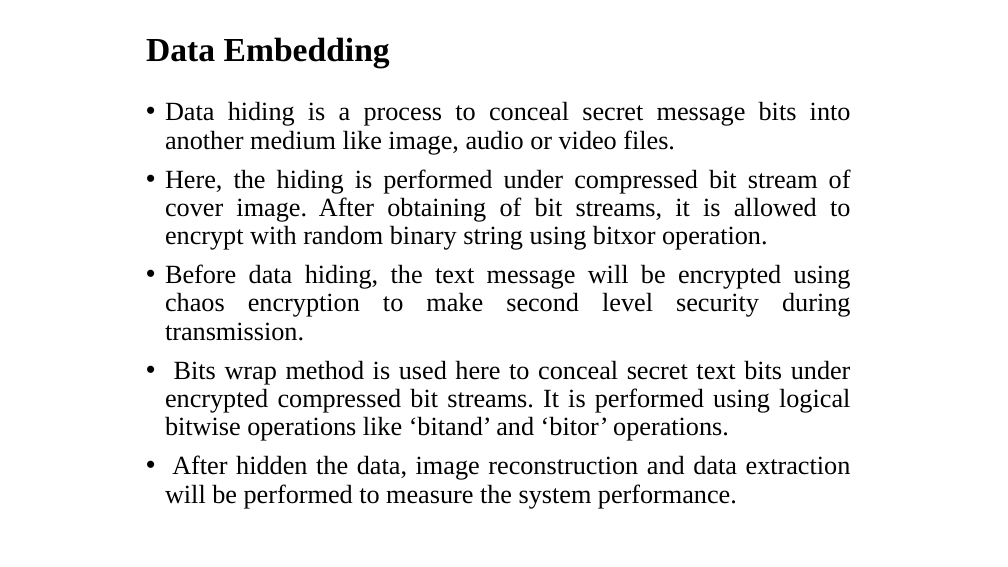
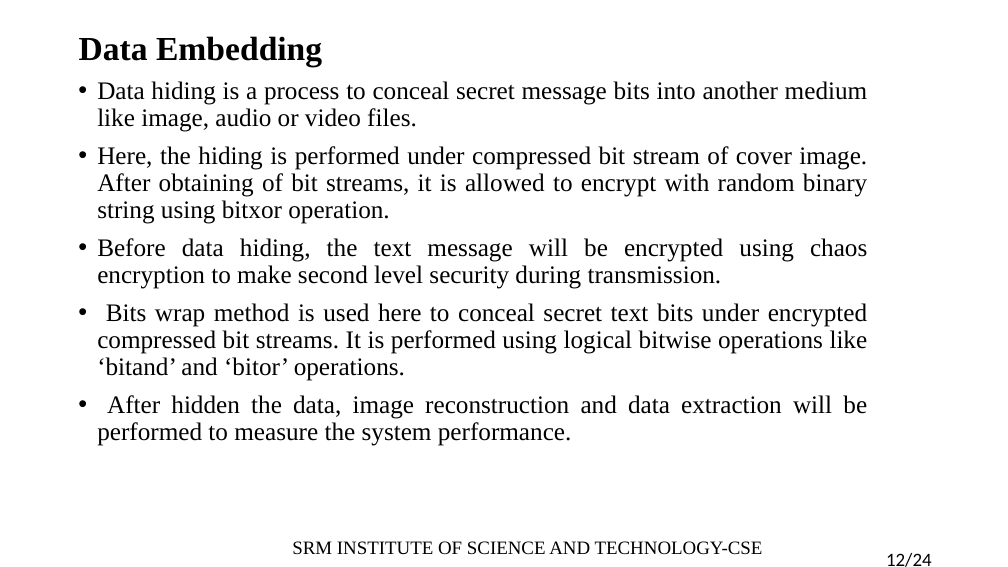
Before and after one commit to akhilmantha/Reverse-Data-Hiding-Using-Histogram-Comparison-And-MPE-Predictors, a slide deck: slide 12 of Research/Presentation/ppt (11) (1).pptx (slide 14 before the commit). Drawn at 1008x567 pixels with LibreOffice and Linux fonts; fonts in the diff are those of the drawing. Boxes give left, top, right and bottom in pixels: in the first picture for what was removed or moved away, otherwise in the second. Text is boxed around its words. In the diff, an @@ line names an element or a change of style, - is before the commit and + after.

```diff
--- a/Research/Presentation/ppt (11) (1).pptx
+++ b/Research/Presentation/ppt (11) (1).pptx
@@ title "Data Embedding" moved from (x1=146, y1=37, x2=390, y2=67) to (x1=79, y1=36, x2=322, y2=67) @@
@@ text "Data hiding is a process ..." moved from (x1=165, y1=101, x2=851, y2=509) to (x1=97, y1=81, x2=868, y2=446) @@
@@ text "Data hiding is a process ..." at (x1=97, y1=81, x2=868, y2=446): size 25 to 24 pt @@
@@ text added at (x1=292, y1=541, x2=763, y2=555), 18 pt, text #000000 @@
+SRM INSTITUTE OF SCIENCE AND TECHNOLOGY-CSE
@@ text added at (x1=886, y1=553, x2=932, y2=567), 18 pt, text #000000 @@
+12/24
```
Also in this commit, not shown: 18 other slides changed, 5 slides added, 3 slides removed.
